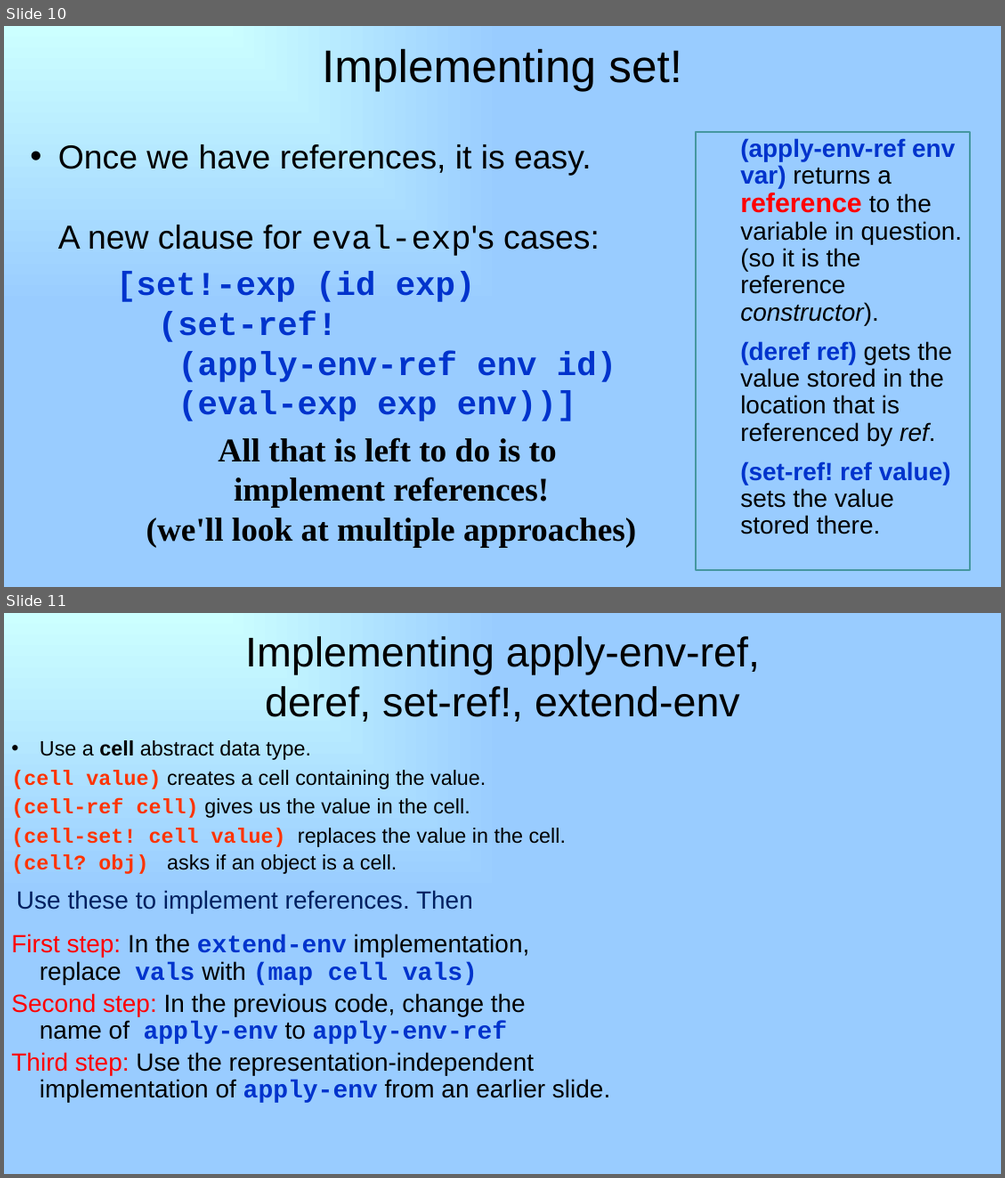
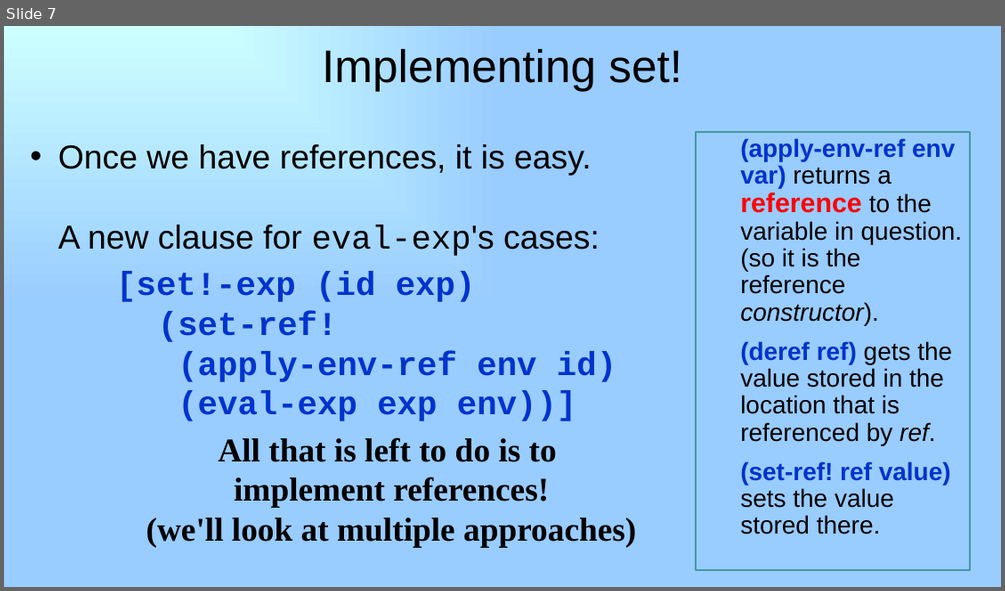
Before and after one commit to RHIT-CSSE/csse304, a slide deck: ClassMaterials/CPSFinal/26-CPSWrapup_set-bang.pptx. Shown one above the other, each under a label of ours: slides 10 and 11 before the commit, slide 7 after it. The pictures are 1005x1178 and 1005x591 pixels, drawn with LibreOffice and Linux fonts; fonts in the diff are those of the drawing. Boxes give left, top, right and bottom in pixels: in the first picture for what was removed or moved away, otherwise in the second. Text is boxed around its words. In the diff, an @@ line names an element or a change of style, - is before the commit and + after.

```diff
--- a/ClassMaterials/CPSFinal/26-CPSWrapup_set-bang.pptx
+++ b/ClassMaterials/CPSFinal/26-CPSWrapup_set-bang.pptx
@@ slide 11 removed at box(4, 613, 1001, 1174), background gradient #CCFFFF to #99CCFF @@
@@ title removed at box(245, 636, 760, 722) @@
-Implementing apply-env-ref, deref, set-ref!, extend-env
@@ text removed at box(11, 740, 610, 1103) @@
-• Use a cell abstract data type.
-(cell value) creates a cell containing the value.
-(cell-ref cell) gives us the value in the cell.
-(cell-set! cell value) replaces the value in the cell.
-(cell? obj) asks if an object is a cell.
-Use these to implement references. Then
-First step: In the extend-env implementation,
-replace vals with (map cell vals)
-Second step: In the previous code, change the
-name of apply-env to apply-env-ref
-Third step: Use the representation-independent
-implementation of apply-env from an earlier slide.
@@ what was slide 10 is now slide 7 @@
```
Also in this commit, not shown: 2 slides changed, 3 slides added, 31 other slides removed, 2 other files.
